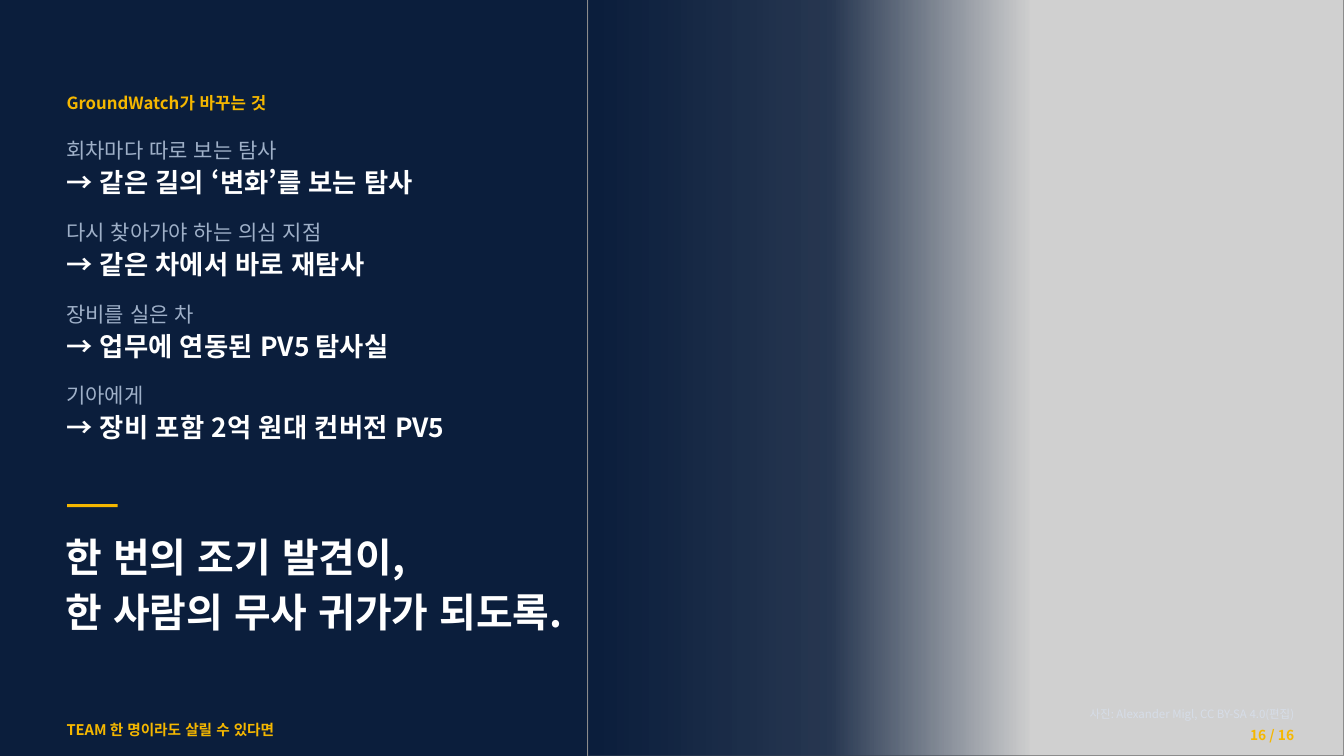
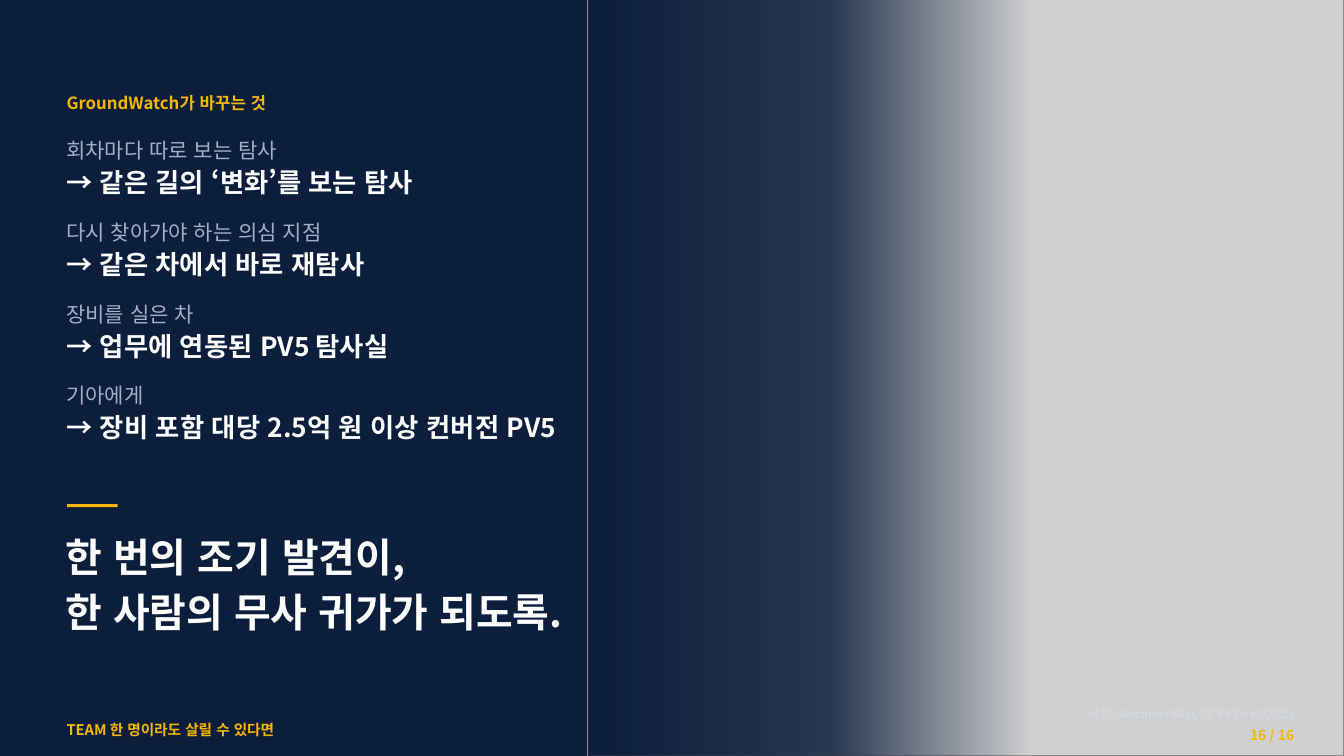
Before and after one commit to woojin-choe/pv5-hose-lab, a slide deck: slide 16 of ppt_all/PV5_GroundWatch_10_22.pptx. Drawn at 1344x756 pixels with LibreOffice and Linux fonts; fonts in the diff are those of the drawing; grey boxes stand for pictures. Boxes give left, top, right and bottom in pixels: in the first picture for what was removed or moved away, otherwise in the second. Text is boxed around its words. In the diff, an @@ line names an element or a change of style, - is before the commit and + after.

```diff
--- a/ppt_all/PV5_GroundWatch_10_22.pptx
+++ b/ppt_all/PV5_GroundWatch_10_22.pptx
@@ text at bbox=[100, 414, 556, 440]: text changed @@
-→ 장비 포함 2억 원대 컨버전 PV5
+→ 장비 포함 대당 2.5억 원 이상 컨버전 PV5
```
Also in this commit, not shown: 8 other slides changed, 27 other files.
